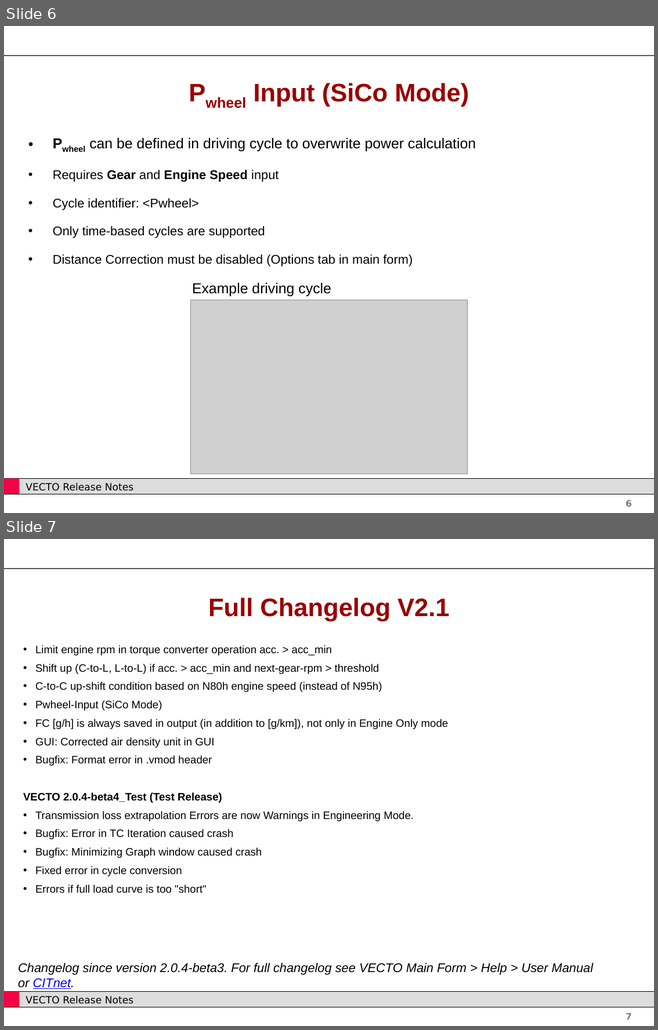
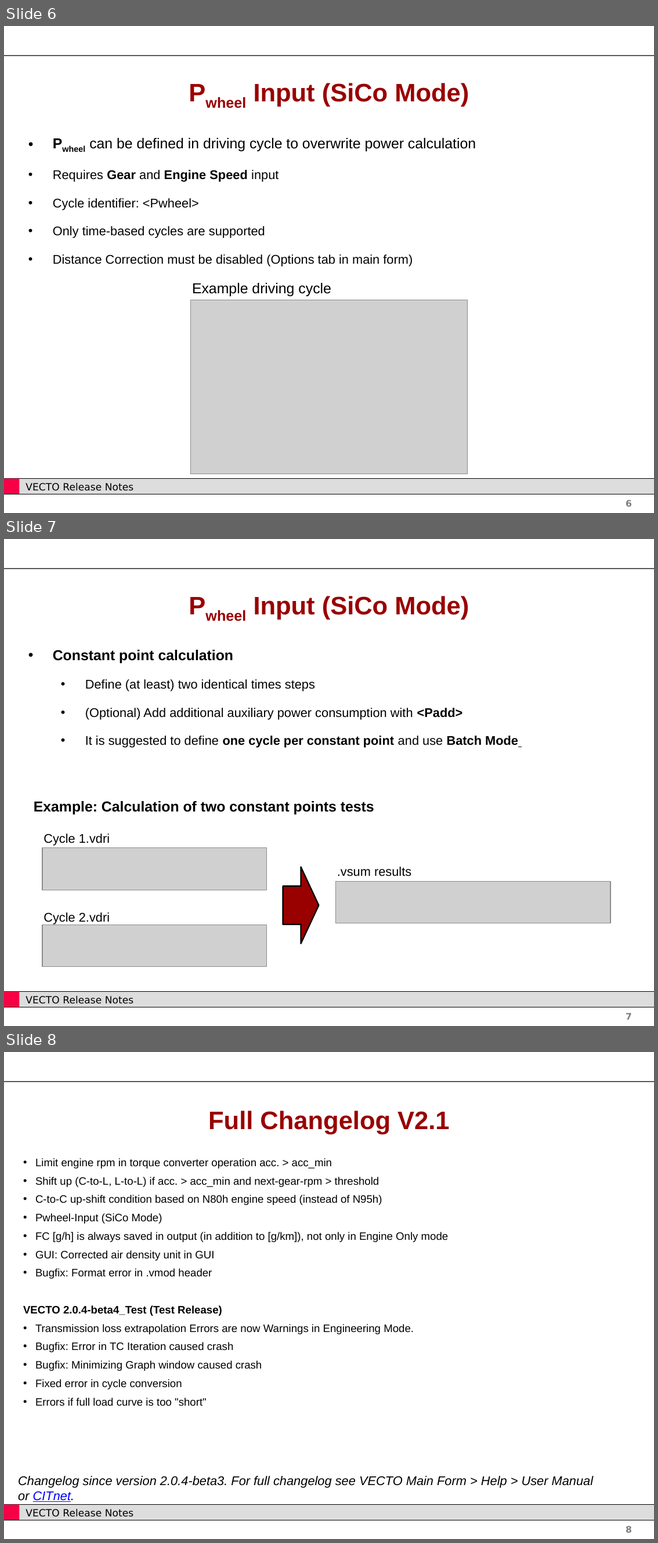
Before and after one commit to CLIMA-VECTO/vecto-sim, a slide deck: User Manual Source/Release Notes V2.1.pptx. Shown one above the other, each under a label of ours: slides 6 and 7 before the commit, slides 6, 7 and 8 after it. The pictures are 658x1030 and 658x1543 pixels, drawn with LibreOffice and Linux fonts; fonts in the diff are those of the drawing; grey boxes stand for pictures; background and template pictures are left out. Boxes give left, top, right and bottom in pixels: in the first picture for what was removed or moved away, otherwise in the second. Text is boxed around its words. In the diff, an @@ line names an element or a change of style, - is before the commit and + after.

```diff
--- a/User Manual Source/Release Notes V2.1.pptx
+++ b/User Manual Source/Release Notes V2.1.pptx
@@ slide 7 added at (4, 539, 654, 1026), background #FFFFFF; not listed: 5 template elements that a slide beside it also shows @@
@@ text added at (253, 596, 469, 620), 28 pt, text #990000, bold @@
+Pwheel Input (SiCo Mode)
@@ text added at (53, 650, 518, 748), 14 pt, text #000000 @@
+• Constant point calculation
+  • Define (at least) two identical times steps
+  • (Optional) Add additional auxiliary power consumption with <Padd>
+  • It is suggested to define one cycle per constant point and use Batch Mode
@@ text added at (34, 801, 374, 815), 16 pt, text #000000, bold @@
+Example: Calculation of two constant points tests
@@ text added at (43, 834, 110, 846), 14 pt, text #000000 @@
+Cycle 1.vdri
@@ picture added at (42, 848, 266, 890) @@
@@ down arrow added at (283, 867, 319, 943), fill #990000, outline #000000 1.5 pt @@
@@ text added at (337, 867, 411, 877), 14 pt, text #000000 @@
+.vsum results
@@ picture added at (335, 881, 610, 924) @@
@@ text added at (43, 913, 110, 925), 14 pt, text #000000 @@
+Cycle 2.vdri
@@ picture added at (42, 925, 266, 967) @@
@@ what was slide 7 is now slide 8 @@
@@ page number at (625, 1526, 632, 1533): text changed @@
-7
+8
```
Also in this commit, not shown: 2 other files.
